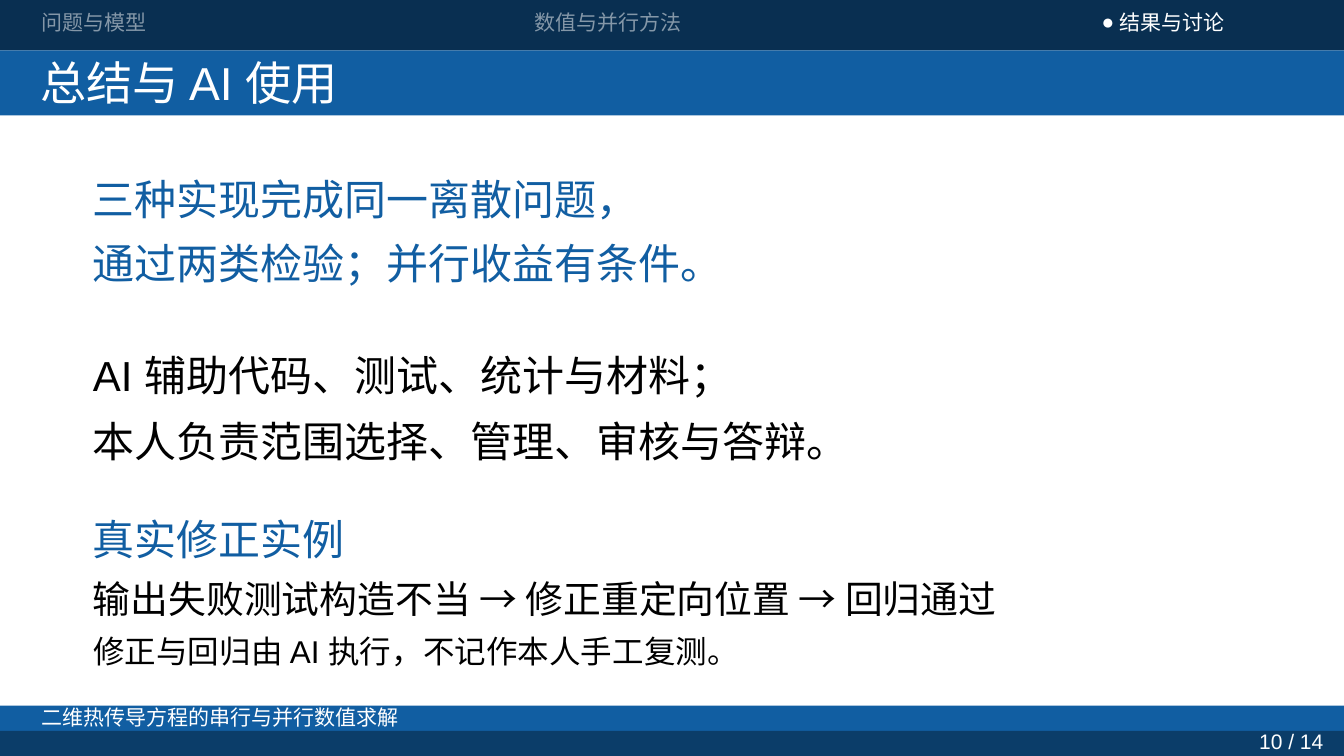
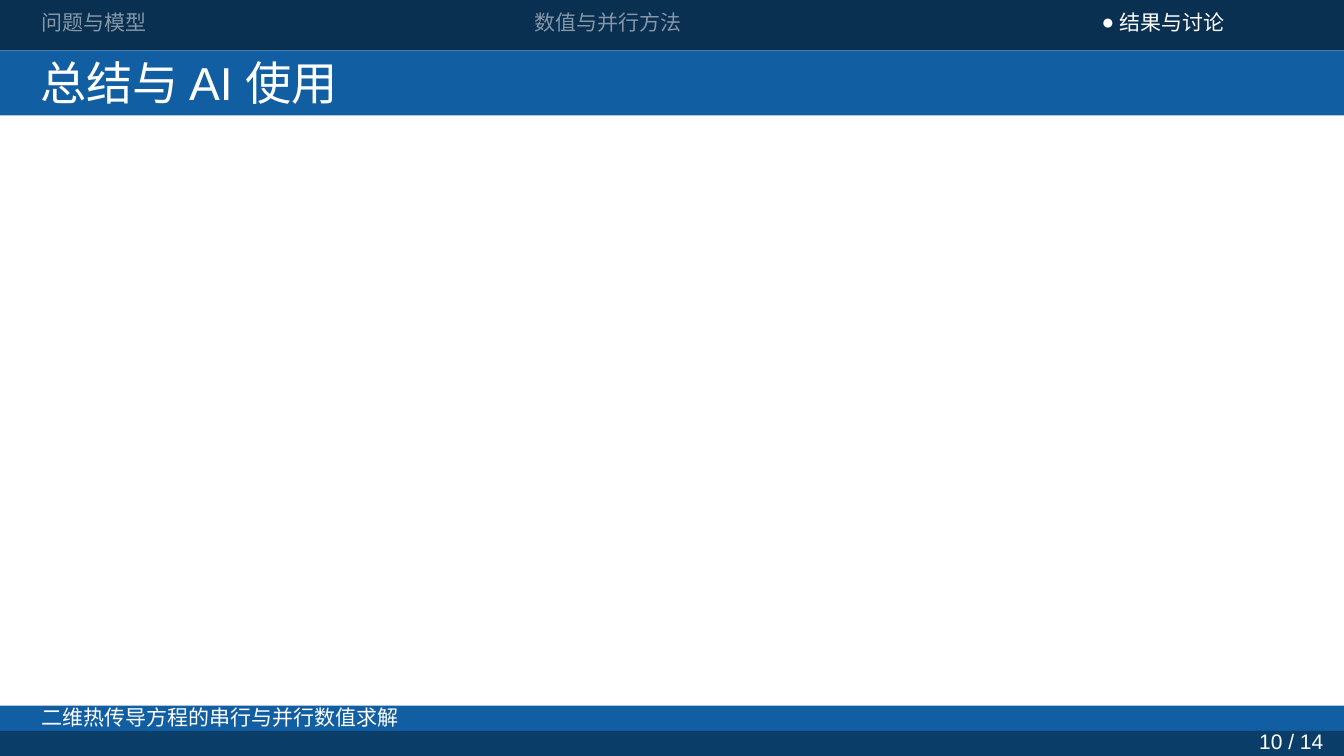
Before and after one commit to JunQianNuo/parallel-heat-solver, a slide deck: slide 10 of report/presentation/current/presentation-v5.pptx. Drawn at 1344x756 pixels with LibreOffice and Linux fonts; fonts in the diff are those of the drawing. Boxes give left, top, right and bottom in pixels: in the first picture for what was removed or moved away, otherwise in the second. Text is boxed around its words. In the diff, an @@ line names an element or a change of style, - is before the commit and + after.

```diff
--- a/report/presentation/current/presentation-v5.pptx
+++ b/report/presentation/current/presentation-v5.pptx
@@ text removed at (93,179,723,286) @@
-三种实现完成同一离散问题，
-通过两类检验；并行收益有条件。
@@ text removed at (93,355,849,461) @@
-AI 辅助代码、测试、统计与材料；
-本人负责范围选择、管理、审核与答辩。
@@ text removed at (93,519,345,559) @@
-真实修正实例
@@ text removed at (93,581,996,616) @@
-输出失败测试构造不当 → 修正重定向位置 → 回归通过
@@ text removed at (93,636,738,666) @@
-修正与回归由 AI 执行，不记作本人手工复测。
```
Also in this commit, not shown: 6 other slides changed, 13 other files.
